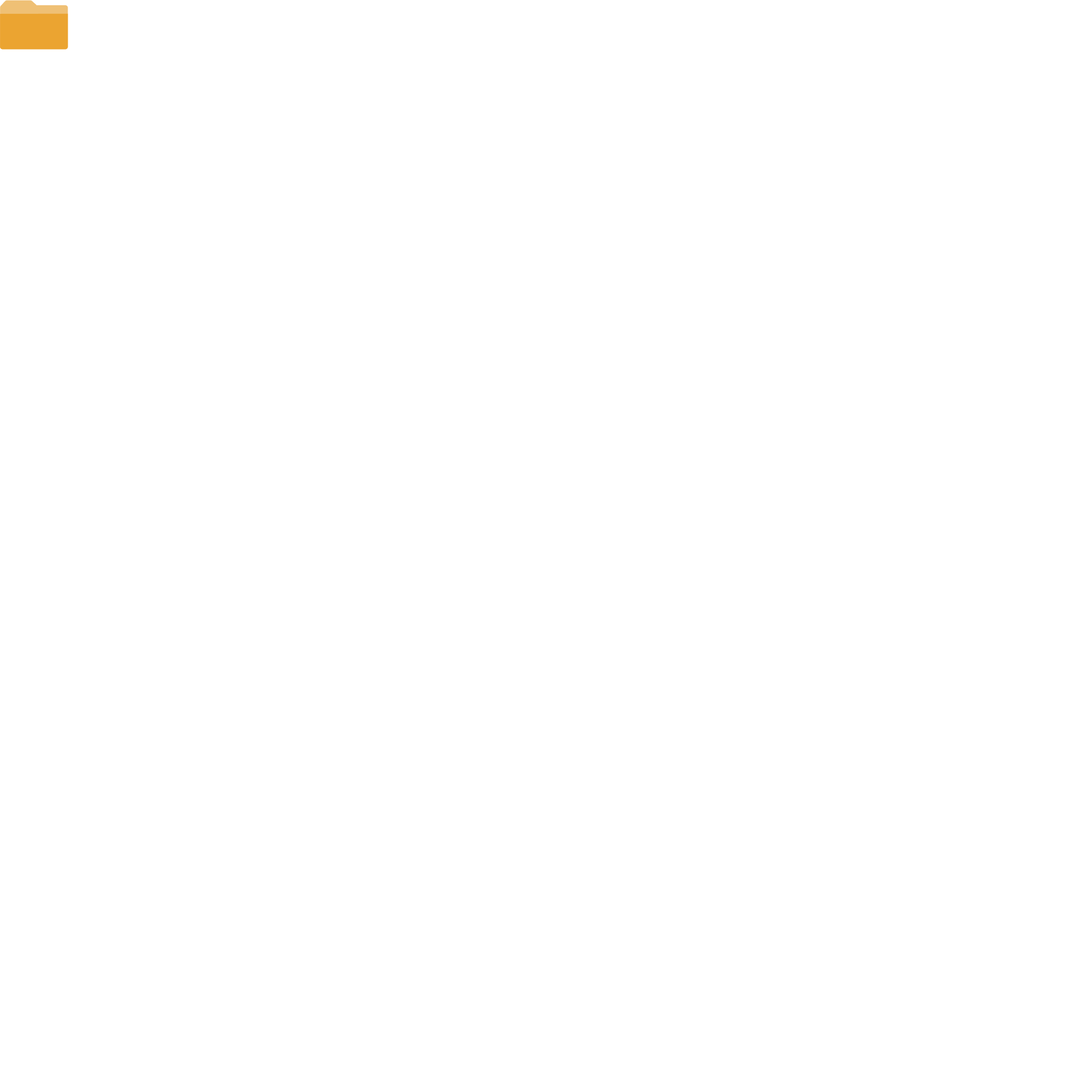
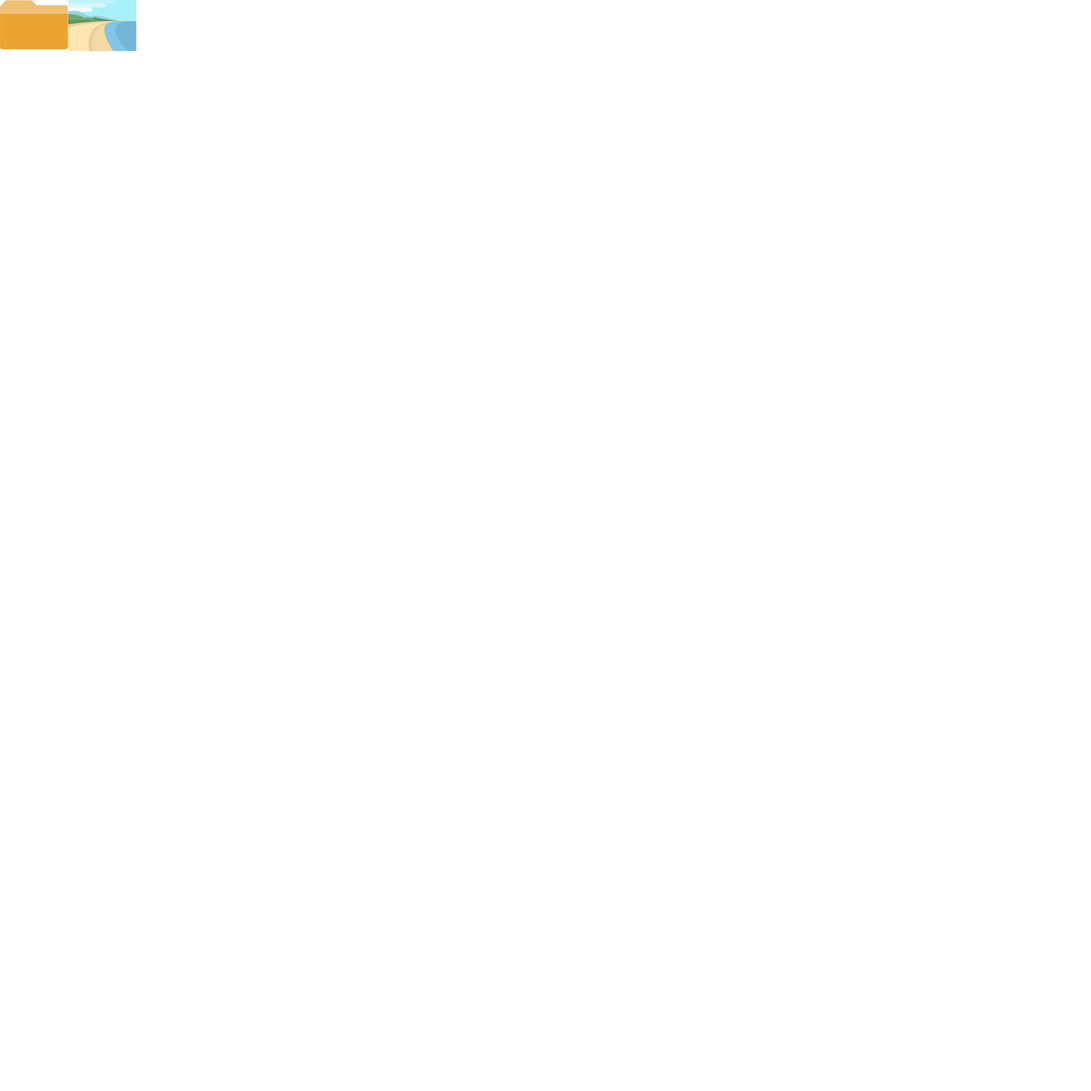
Layered file, before and after one edit (w=1091, h=1091). Changes by layer:
added layer "风景相片" above "folder" over (68, 0, 137, 52)
